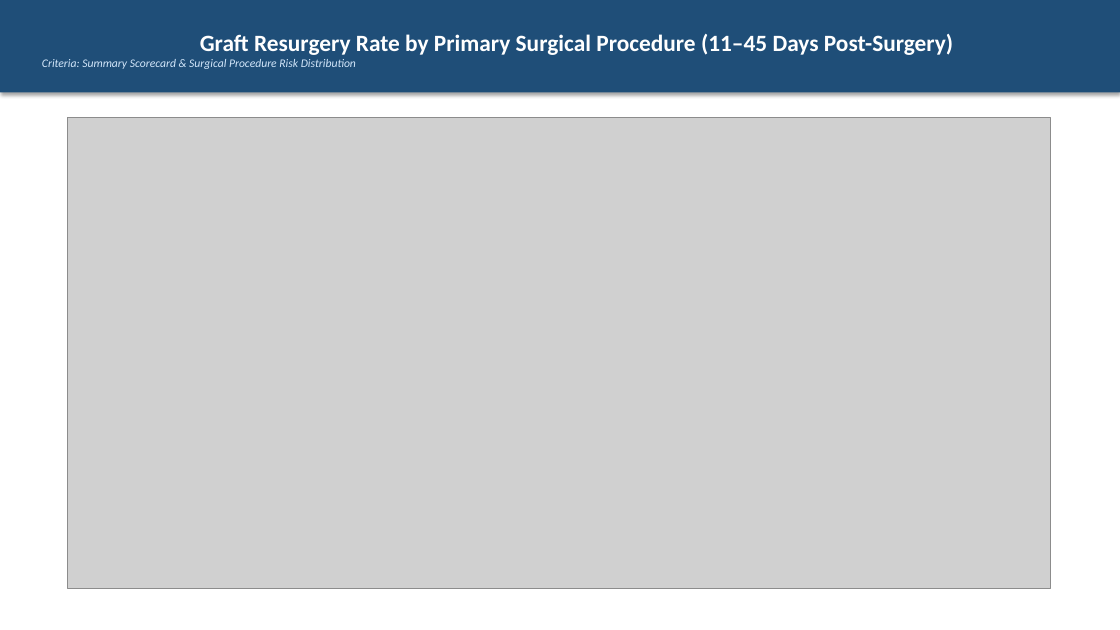
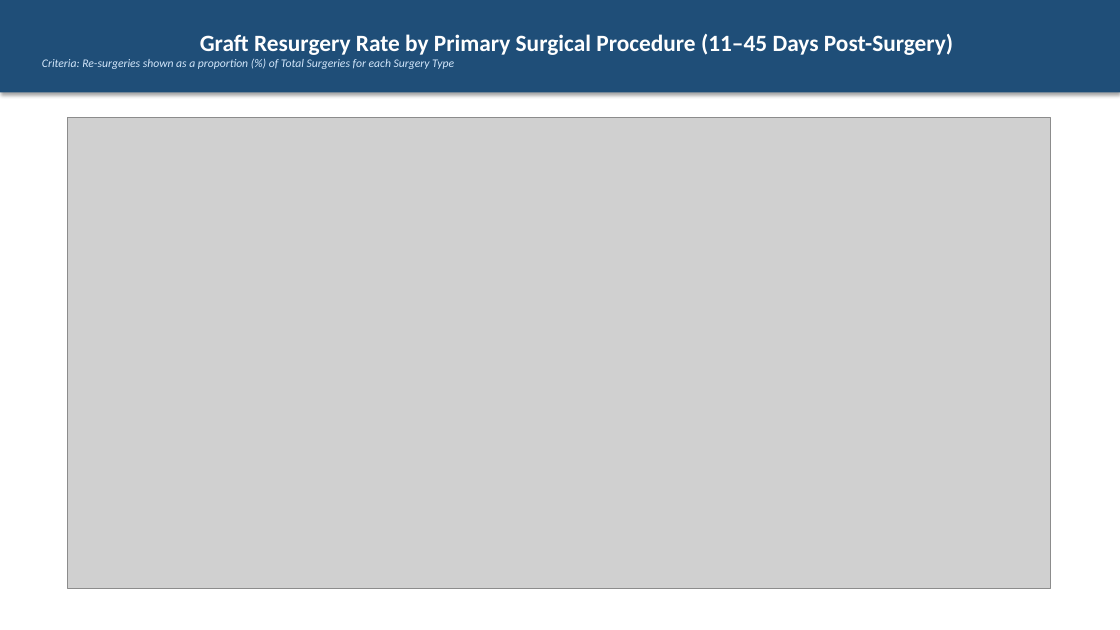
Before and after one commit to MohammadFarhan-git/Morbidity, a slide deck: slide 6 of Multi_Month_Trend_Report.pptx. Drawn at 1120x630 pixels with LibreOffice and Linux fonts; fonts in the diff are those of the drawing; grey boxes stand for pictures. Boxes give left, top, right and bottom in pixels: in the first picture for what was removed or moved away, otherwise in the second. Text is boxed around its words. In the diff, an @@ line names an element or a change of style, - is before the commit and + after.

Commit message:
feat: add visual impairment confusion matrix dashboard & update trend pptx to show resurgery proportions without heterogeneous reinterventions

```diff
--- a/Multi_Month_Trend_Report.pptx
+++ b/Multi_Month_Trend_Report.pptx
@@ text in rectangle at [42,59,454,69]: text changed @@
-Criteria: Summary Scorecard & Surgical Procedure Risk Distribution
+Criteria: Re-surgeries shown as a proportion (%) of Total Surgeries for each Surgery Type
```
Also in this commit, not shown: 3 other slides changed, 2 other files.
